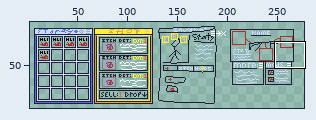
A pixel-art file gets an edit: Art/ConceptArt/Inventory-Shop-Equipment UI Concepts.aseprite. The first picture is a wide view before the edit; the outline marks the close-up.
Close-up. First the earlier version:
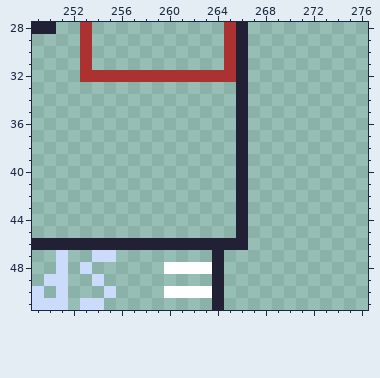
278x97 pixels, 1 frame. Shown: x 249..276, y 28..51. The wide view leaves out empty margins.
Now the later version:
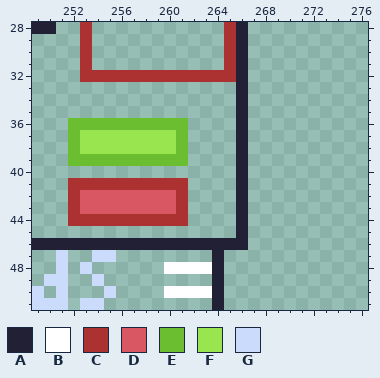
Palette (. is transparent): A #222034  B #ffffff  C #ac3232  D #d95763  E #6abe30  F #99e550  G #cbdbfc
The commit says: Weapon Crafting Through UI working (barely)
From old to new:
--- layer "Weapon Crafting"
@@ x 250..263 @@
 35 ..............
-36 ..............
-37 ..............
-38 ..............
-39 ..............
+36 ..EEEEEEEEEE..
+37 ..EFFFFFFFFE..
+38 ..EFFFFFFFFE..
+39 ..EEEEEEEEEE..
 40 ..............
-41 ..............
-42 ..............
-43 ..............
-44 ..............
+41 ..CCCCCCCCCC..
+42 ..CDDDDDDDDC..
+43 ..CDDDDDDDDC..
+44 ..CCCCCCCCCC..
 45 ..............
Boxes around the changes in both close-ups, in picture pixels (x1, y1, x2, y2):
added: (68, 118, 188, 226)
